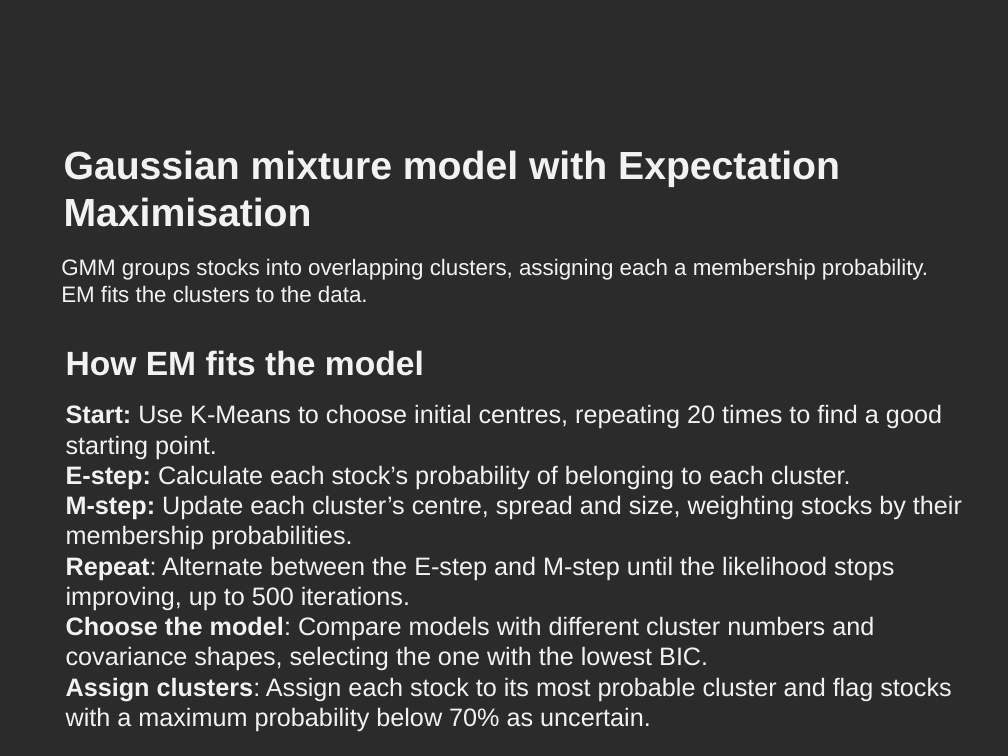
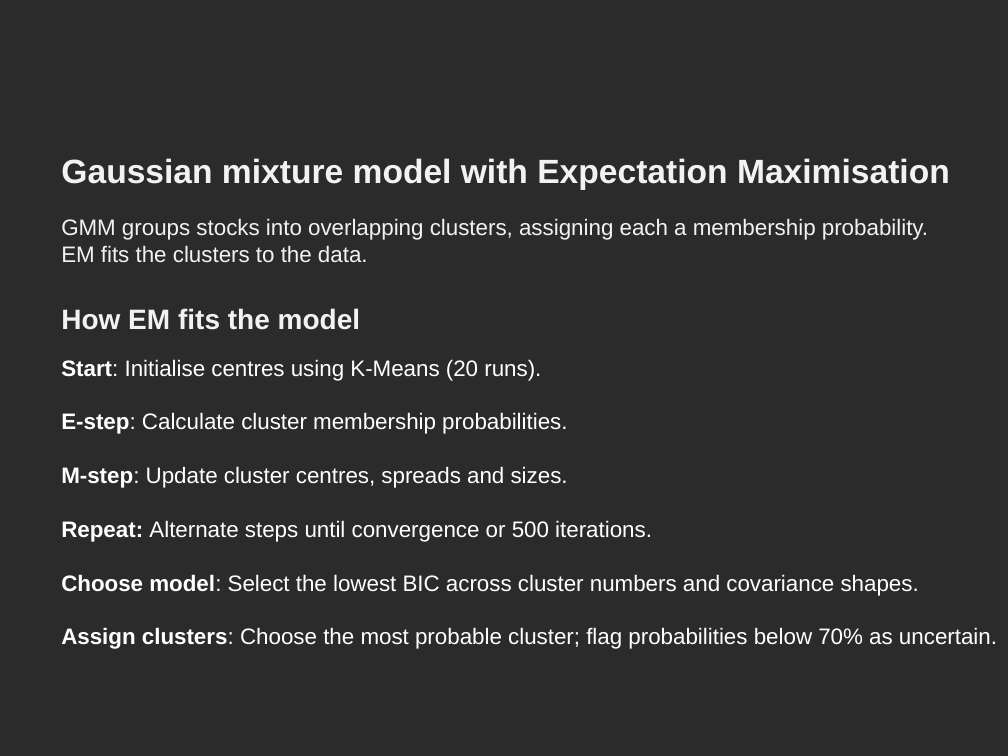
Before and after one commit to divyalakshmiram7-pixel/stockpricemovement, a slide deck: slide 7 of CSDI-14261808-am.pptx (slide 6 before the commit). Drawn at 1008x756 pixels with LibreOffice and Linux fonts; fonts in the diff are those of the drawing; background and template pictures are left out; a plain dark background stands for a picture behind light text. Boxes give left, top, right and bottom in pixels: in the first picture for what was removed or moved away, otherwise in the second. Text is boxed around its words. In the diff, an @@ line names an element or a change of style, - is before the commit and + after.

```diff
--- a/CSDI-14261808-am.pptx
+++ b/CSDI-14261808-am.pptx
@@ title "Gaussian mixture model with Expectation ..." moved from (x1=64, y1=150, x2=840, y2=227) to (x1=61, y1=158, x2=950, y2=190) @@
@@ title "Gaussian mixture model with Expectation ..." at (x1=61, y1=158, x2=950, y2=190): size 28 to 24 pt @@
@@ text "GMM groups stocks into overlapping ..." moved from (x1=61, y1=258, x2=928, y2=302) to (x1=61, y1=218, x2=928, y2=262) @@
@@ text "How EM fits the model" moved from (x1=66, y1=350, x2=424, y2=376) to (x1=61, y1=308, x2=360, y2=330) @@
@@ text "How EM fits the model" at (x1=61, y1=308, x2=360, y2=330): size 24 to 20 pt @@
@@ text at (x1=61, y1=359, x2=997, y2=649): text changed; size 18 to 16 pt; text colour #F2F2F2 to #FFFFFF @@
-Start: Use K-Means to choose initial centres, repeating 20 times to find a good starting point.
-E-step: Calculate each stock’s probability of belonging to each cluster.
-M-step: Update each cluster’s centre, spread and size, weighting stocks by their membership probabilities.
-Repeat: Alternate between the E-step and M-step until the likelihood stops improving, up to 500 iterations.
-Choose the model: Compare models with different cluster numbers and covariance shapes, selecting the one with the lowest BIC.
-Assign clusters: Assign each stock to its most probable cluster and flag stocks with a maximum probability below 70% as uncertain.
+Start: Initialise centres using K-Means (20 runs).
+E-step: Calculate cluster membership probabilities.
+M-step: Update cluster centres, spreads and sizes.
+Repeat: Alternate steps until convergence or 500 iterations.
+Choose model: Select the lowest BIC across cluster numbers and covariance shapes.
+Assign clusters: Choose the most probable cluster; flag probabilities below 70% as uncertain.
```
Also in this commit, not shown: 4 other slides changed, 4 slides added, 2 slides removed.
